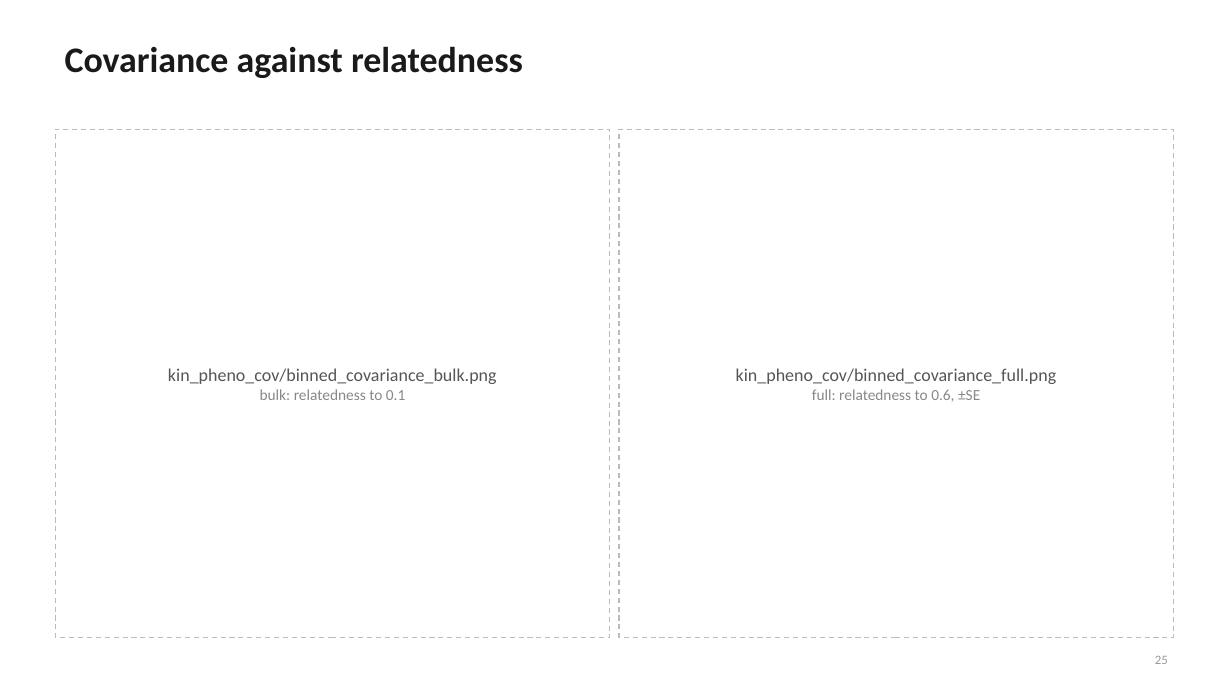
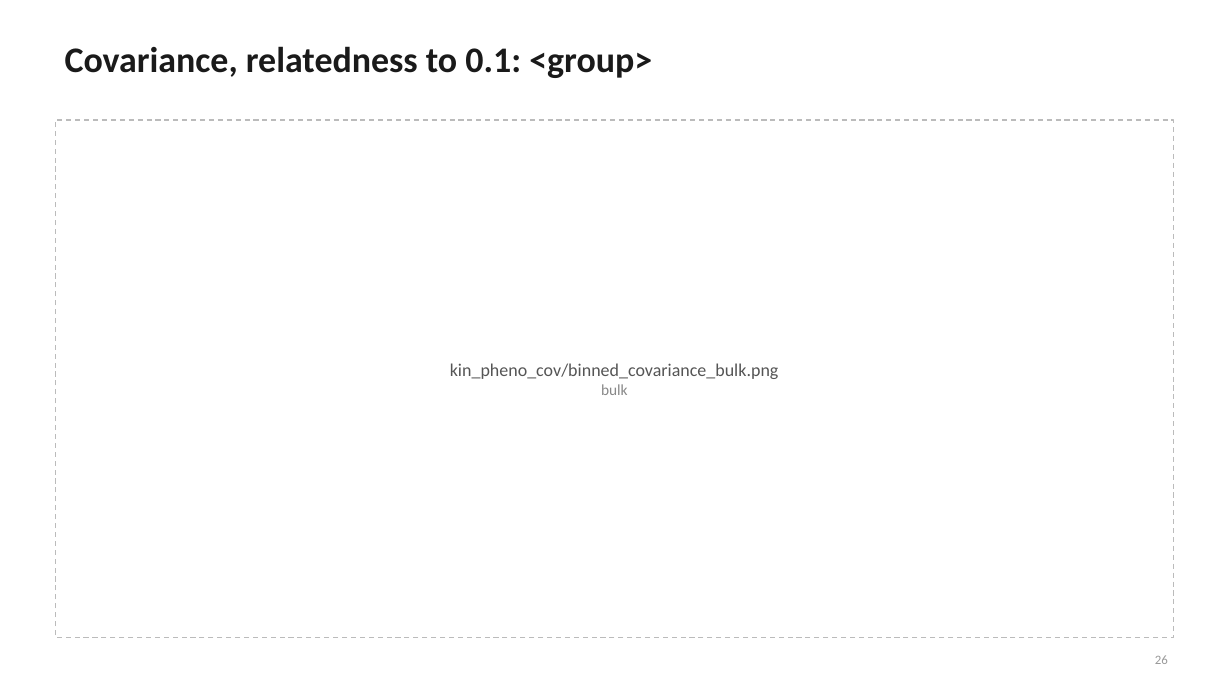
Before and after one commit to mkiravn/aou-covariance, a slide deck: slide 26 of slides/relatedness_scaffold.pptx (slide 25 before the commit). Drawn at 1232x693 pixels with LibreOffice and Linux fonts; fonts in the diff are those of the drawing. Boxes give left, top, right and bottom in pixels: in the first picture for what was removed or moved away, otherwise in the second. Text is boxed around its words. In the diff, an @@ line names an element or a change of style, - is before the commit and + after.

```diff
--- a/slides/relatedness_scaffold.pptx
+++ b/slides/relatedness_scaffold.pptx
@@ title at <box>65,46,652,78</box>: text changed @@
-Covariance against relatedness
+Covariance, relatedness to 0.1: <group>
@@ text "kin_pheno_cov/binned_covariance_bulk.png": place and size @@
-text "kin_pheno_cov/binned_covariance_bulk.png" at <box>168,368,497,400</box>
+text "kin_pheno_cov/binned_covariance_bulk.png" at <box>450,363,779,395</box>
@@ rectangle: place and size @@
-rectangle at <box>55,129,610,638</box>
+rectangle at <box>55,120,1174,638</box>
@@ rectangle removed at <box>619,129,1174,638</box> @@
@@ text at <box>601,384,628,395</box>: text changed @@
-bulk: relatedness to 0.1
+bulk
@@ text removed at <box>736,368,1057,402</box> @@
-kin_pheno_cov/binned_covariance_full.png
-full: relatedness to 0.6, ±SE
@@ page number at <box>1155,655,1168,664</box>: text changed @@
-25
+26
```
Also in this commit, not shown: 9 other slides changed, 3 slides added, 2 other files.
